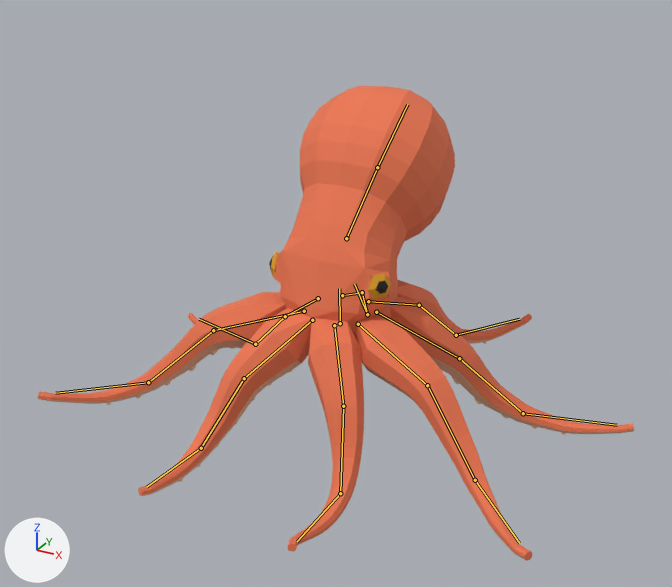
One commit to the glTF model creatures/experiments/boxmodel/abc/t7x/zoo/octopus/stage4/octopus.glb: the scene before it, then after it.
Rendered twice from a 50 mm camera at (0.672, -1.286, 0.812) aimed at (-0.001, -0.063, 0.2). The lights are fixed; the arrows at lower left show +X, +Y and +Z. The first picture is the older version. Both versions are drawn at frame 9 of the action 'move'; the numbers are the values there. The bones that bend it are drawn over the model as lines.

In view in the first picture: 'body.001', 'piece_eye', 'piece_suckers'.
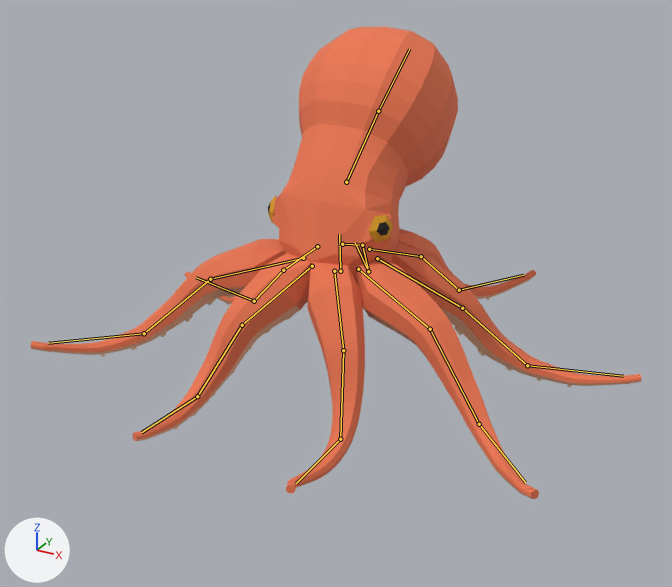
Pixel boxes (x1, y1, x2, y2) of what changed, in the pictures (672 x 587 px):
'body', now drawn (orange): after (31, 27, 641, 499)
    faces in mat_skin: (31, 27, 641, 499)
    faces in mat_pale: (31, 275, 641, 499)
'body.001', no longer drawn (orange): before (38, 86, 634, 561)
    faces in mat_skin: (38, 86, 634, 561)
    faces in mat_pale: (38, 320, 634, 560)
'piece_eye', posed (6% shorter): before (269, 251, 392, 300); after (268, 196, 393, 242)
'piece_suckers', posed (mostly hidden): before (107, 342, 566, 528); after (101, 295, 571, 472)
bone 'body', root to tip: before (340, 323) to (339, 288); after (340, 271) to (339, 234)

The change in detail:
Bone 'body' (bone_body) moves from (0.0, 0.0, 0.0) to (0.0, 0.095, -0.004).
